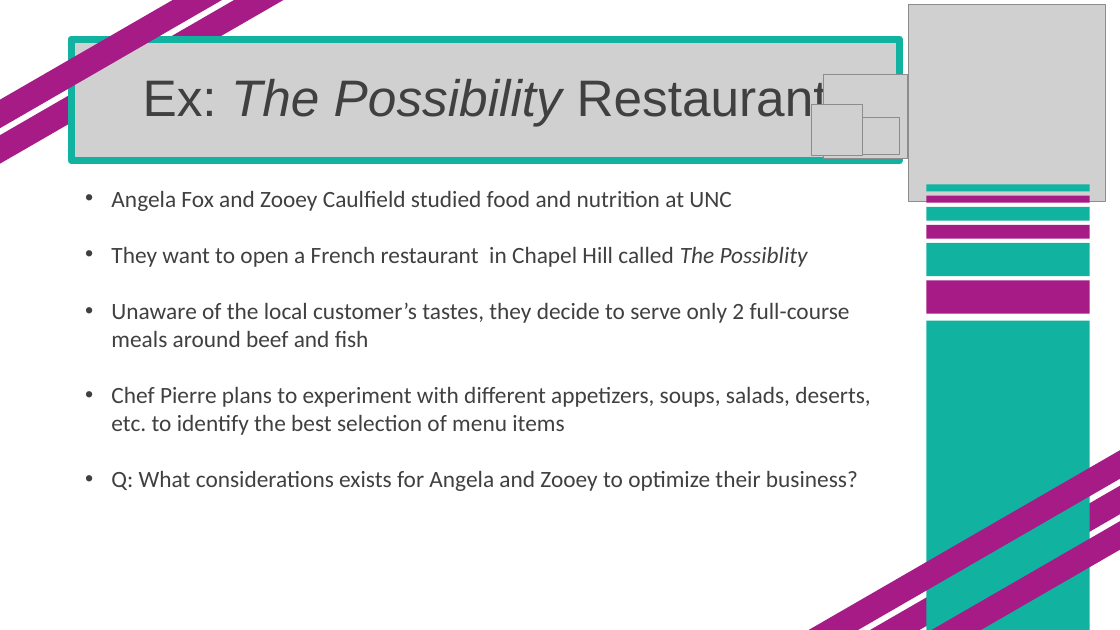
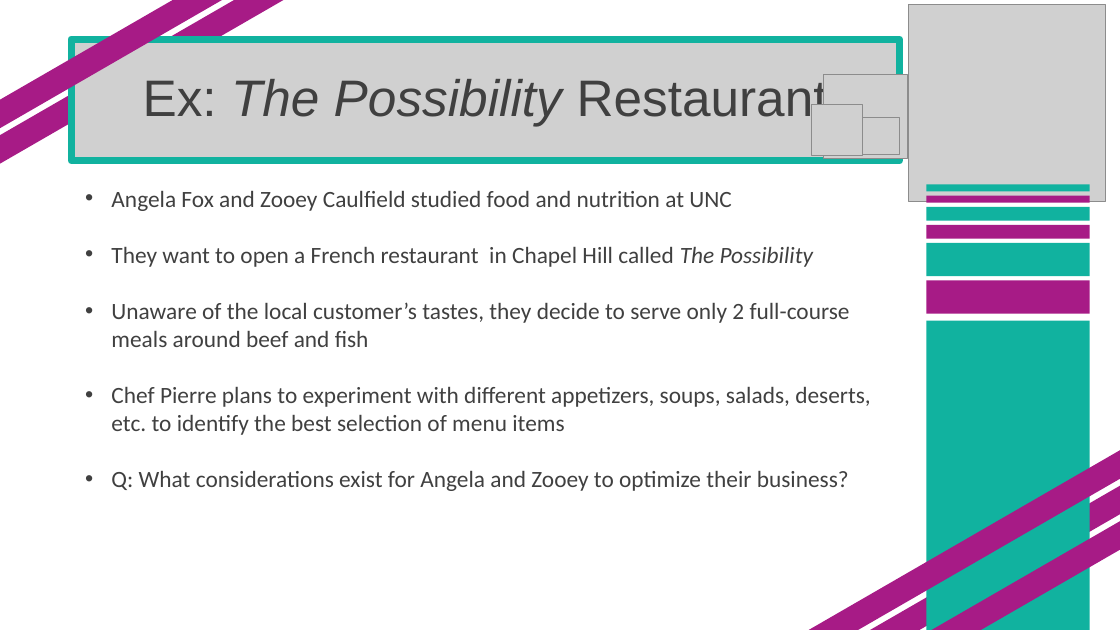
Before and after one commit to SuperMarioGiacomazzo/STOR305_WEBSITE, a slide deck: slide 4 of Lectures/Lecture 3/Lecture 3.pptx. Drawn at 1120x630 pixels with LibreOffice and Linux fonts; fonts in the diff are those of the drawing; grey boxes stand for pictures. Boxes give left, top, right and bottom in pixels: in the first picture for what was removed or moved away, otherwise in the second. Text is boxed around its words. In the diff, an @@ line names an element or a change of style, - is before the commit and + after.

Commit message:
Lecture 3 commit

```diff
--- a/Lectures/Lecture 3/Lecture 3.pptx
+++ b/Lectures/Lecture 3/Lecture 3.pptx
@@ text at [111,247,813,267]: text changed @@
-• They want to open a French restaurant in Chapel Hill called The Possiblity
+• They want to open a French restaurant in Chapel Hill called The Possibility
@@ text at [111,471,849,491]: text changed @@
-• Q: What considerations exists for Angela and Zooey to optimize their business?
+• Q: What considerations exist for Angela and Zooey to optimize their business?
```
Also in this commit, not shown: 3 other files.
